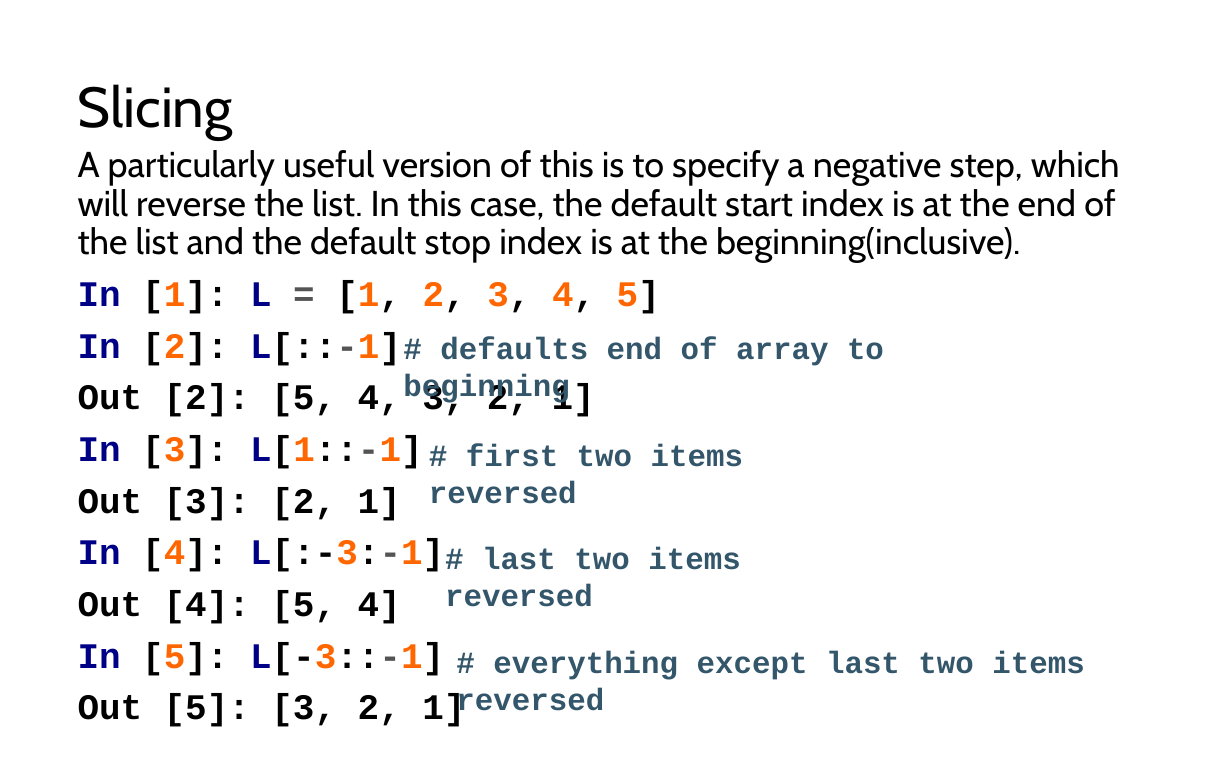
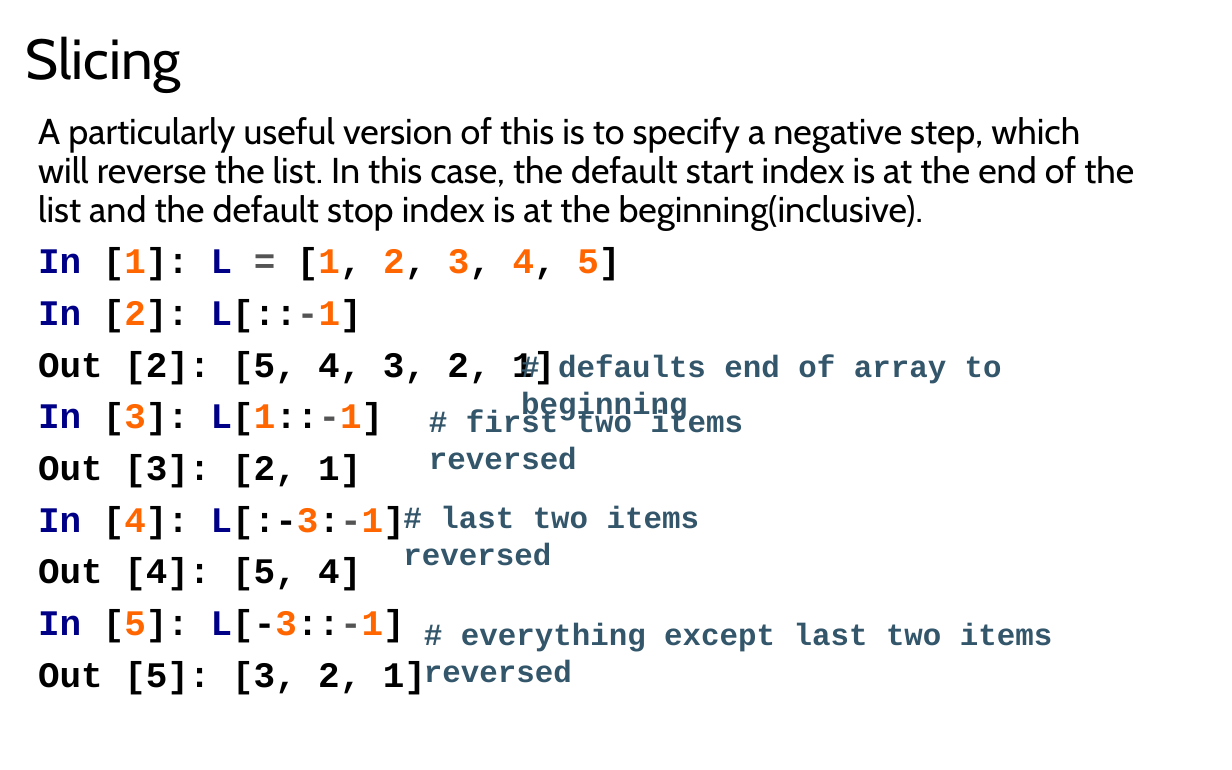
Before and after one commit to LongBaoNguyen/longbaonguyen.github.io, a slide deck: slide 11 of courses/apcsp/lect8.pptx (slide 10 before the commit). Drawn at 1232x770 pixels with LibreOffice and Linux fonts; fonts in the diff are those of the drawing. Boxes give left, top, right and bottom in pixels: in the first picture for what was removed or moved away, otherwise in the second. Text is boxed around its words. In the diff, an @@ line names an element or a change of style, - is before the commit and + after.

```diff
--- a/courses/apcsp/lect8.pptx
+++ b/courses/apcsp/lect8.pptx
@@ title "Slicing": place and size @@
-title "Slicing" at <box>78,84,233,140</box>
+title "Slicing" at <box>26,36,181,92</box>
@@ text "A particularly useful version of ..." rewrapped from <box>78,150,1120,727</box> to <box>38,117,1134,695</box> @@
@@ text "# defaults end of array ...": place and size @@
-text "# defaults end of array ..." at <box>403,337,884,405</box>
+text "# defaults end of array ..." at <box>521,355,1002,423</box>
@@ text "# first two items reversed": place and size @@
-text "# first two items reversed" at <box>429,443,743,504</box>
+text "# first two items reversed" at <box>429,410,743,470</box>
@@ text "# last two items reversed": place and size @@
-text "# last two items reversed" at <box>445,547,740,607</box>
+text "# last two items reversed" at <box>403,506,699,566</box>
@@ text "# everything except last two ..." rewrapped from <box>456,651,1084,719</box> to <box>424,623,1052,683</box> @@
```
Also in this commit, not shown: 28 other slides changed, 1 slide added, 5 other files.
